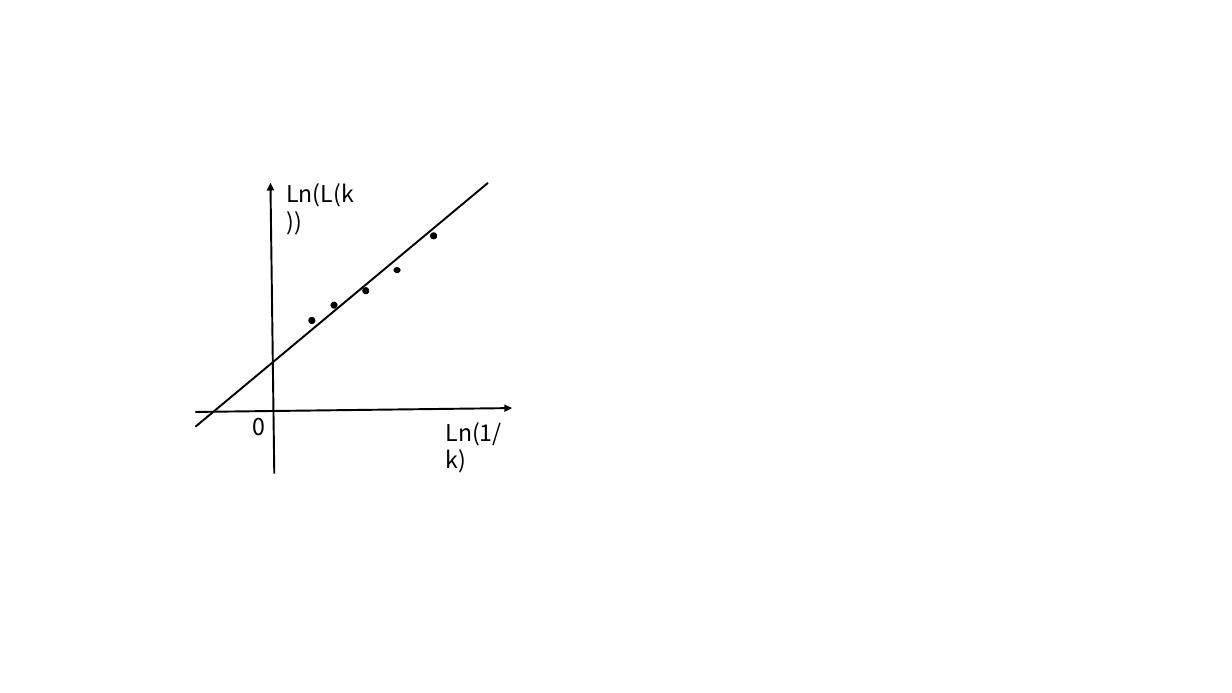
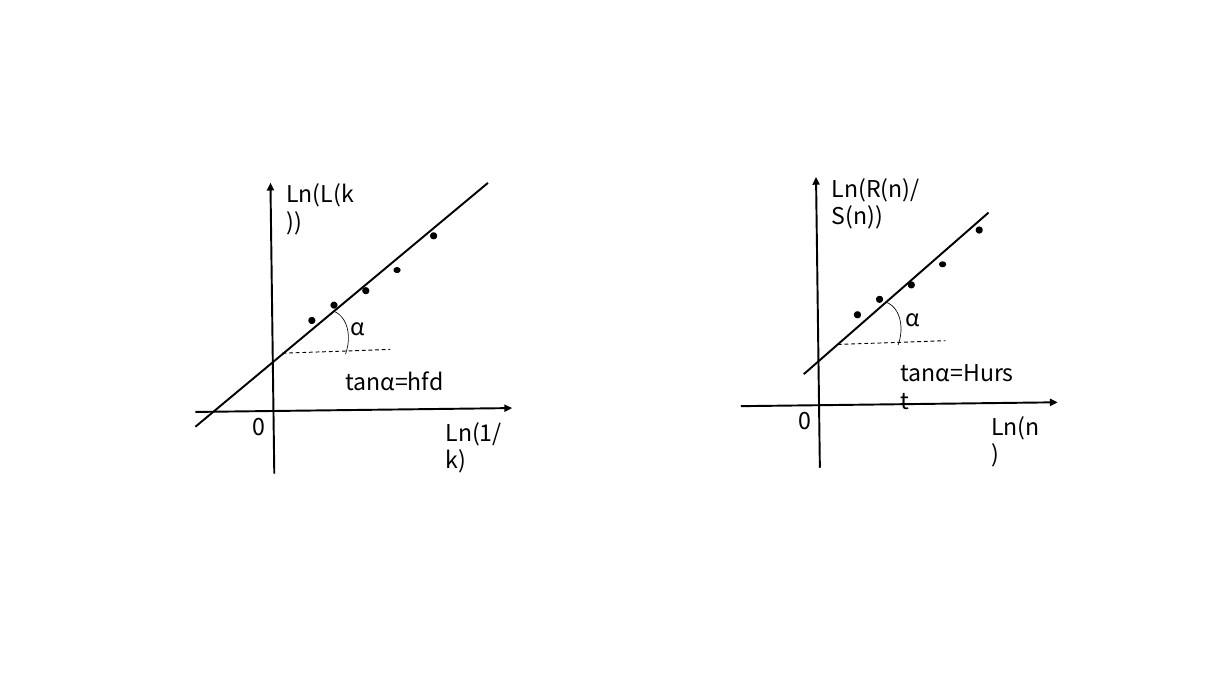
Before and after one commit to wandouqiang/-, a slide deck: slide 5 of 图集.pptx. Drawn at 1232x693 pixels with LibreOffice and Linux fonts; fonts in the diff are those of the drawing. Boxes give left, top, right and bottom in pixels: in the first picture for what was removed or moved away, otherwise in the second. Text is boxed around its words. In the diff, an @@ line names an element or a change of style, - is before the commit and + after.

```diff
--- a/图集.pptx
+++ b/图集.pptx
@@ arrow added from (820, 468) to (816, 177), #000000 1.5 pt @@
@@ text added at [832, 178, 920, 229], 18 pt, text #000000 @@
+Ln(R(n)/S(n))
@@ line added from (989, 213) to (804, 374), #000000 1.5 pt @@
@@ ellipse added at [977, 227, 982, 233], fill #000000, outline #000000 1 pt @@
@@ ellipse added at [940, 262, 945, 267], fill #000000, outline #000000 1 pt @@
@@ arc (boxed as its full ellipse) added at [837, 294, 910, 380], outline #000000 0.5 pt @@
@@ ellipse added at [877, 297, 883, 302], fill #000000, outline #000000 1 pt @@
@@ ellipse added at [909, 282, 914, 287], fill #000000, outline #000000 1 pt @@
@@ arc (boxed as its full ellipse) added at [284, 302, 357, 388], outline #000000 0.5 pt @@
@@ text added at [350, 322, 364, 336], 18 pt, text #000000 @@
+α
@@ ellipse added at [855, 312, 860, 318], fill #000000, outline #000000 1 pt @@
@@ text added at [906, 313, 920, 327], 18 pt, text #000000 @@
+α
@@ line added from (283, 353) to (390, 349), #000000 0.75 pt dashed @@
@@ line added from (838, 345) to (945, 341), #000000 0.75 pt dashed @@
@@ text added at [345, 371, 443, 391], 18 pt, text #000000 @@
+tanα=hfd
@@ text added at [901, 364, 1014, 382], 18 pt, text #000000 @@
+tanα=Hurst
@@ arrow added from (741, 407) to (1058, 402), #000000 1.5 pt @@
@@ text added at [798, 406, 811, 430], 18 pt, text #000000 @@
+0
@@ text added at [991, 416, 1039, 440], 18 pt, text #000000 @@
+Ln(n)
```
Also in this commit, not shown: 1 other slide changed, 3 slides added, 4 other files.
